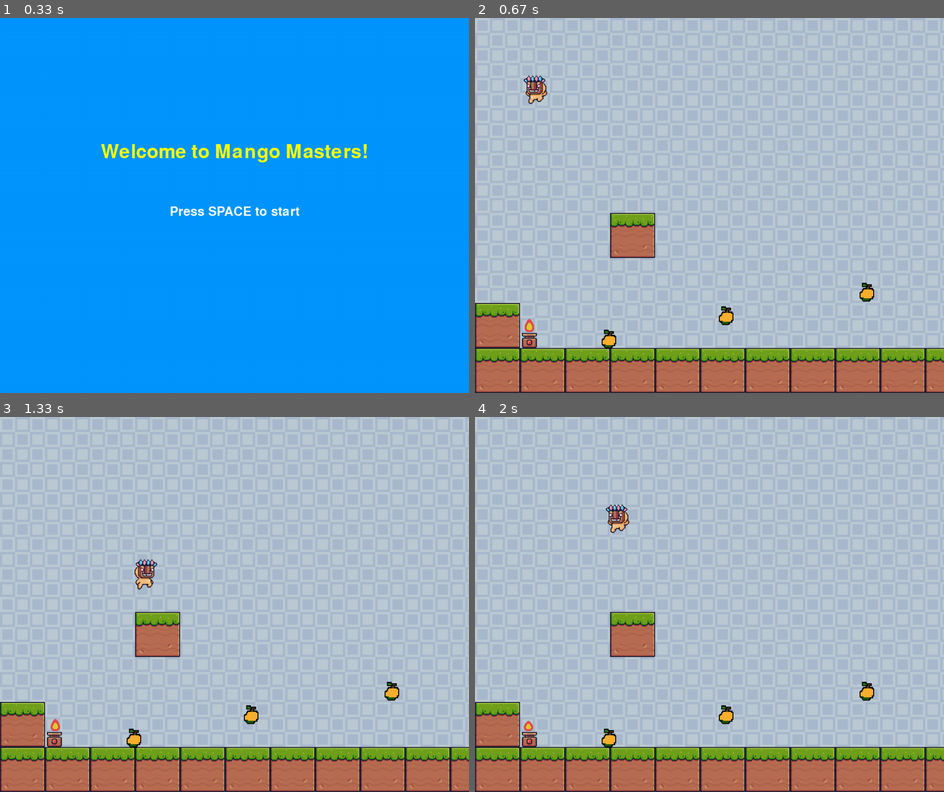
Above: before the commit, frames 1-4 (two rows, left to right).
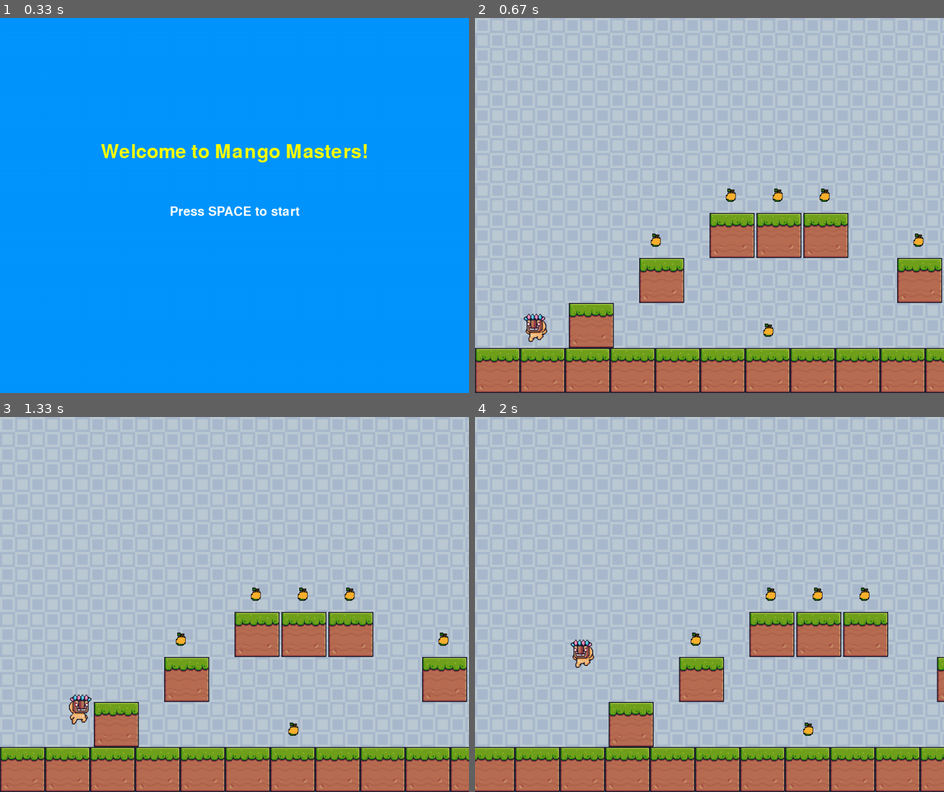
Above: after the commit, the same moments.

Repository: ramiyanv/INST326-Mango-Masters
Game: pygame game, started from Python-Platformer-main/MangoMasters.py
The game is run twice, just before and just after one commit, with the same random seed, the same clock (stepped at 60 frames per second) and the same inputs.
Inputs:
- Up to frame 1 (0.33 s): no input
- Up to frame 2 (0.67 s): tap Space at 0.33 s
- Up to frame 3 (1.33 s): hold Right 0.67-1.13 s; hold Right from 1.17 s (still down); tap Space at 1.23 s
- Up to frame 4 (2 s): tap Space at 1.53, 1.73 s; release Right at 1.63 s; hold Left from 1.67 s (still down)

Frame 1 is identical in both runs. In frame 2, 11% of the frame differs, in the area x 0-100%, y 15-89%; in frame 3, 11%; in frame 4, 13%, in the area x 0-100%, y 23-100%.

Commit message:
Implement win screen functionality
Added a win screen that displays when all mangoes are collected, along with necessary event handling for quitting the game.

Diff:
--- a/Python-Platformer-main/MangoMasters.py
+++ b/Python-Platformer-main/MangoMasters.py
@@ -652,32 +652,93 @@
             if event.type == pygame.KEYDOWN:
                 if event.key == pygame.K_SPACE:
                     run = False
+# -------------------- Win Screen --------------------
+def win_screen(window):
+    """
+    Display the win screen when all mangoes are collected.
+    """
+    run = True
+    font = pygame.font.SysFont("comicsans", 70)
+    small_font = pygame.font.SysFont("comicsans", 40)
+
+    while run:
+        window.fill((255, 220, 0))
+
+        win_text = font.render("YOU WIN!", True, (0, 0, 0))
+        msg_text = small_font.render("All mangoes collected!", True, (0, 0, 0))
+        exit_text = small_font.render("Press ESC to quit", True, (0, 0, 0))
+
+        window.blit(win_text, (WIDTH // 2 - win_text.get_width() // 2, HEIGHT // 3))
+        window.blit(msg_text, (WIDTH // 2 - msg_text.get_width() // 2, HEIGHT // 2))
+        window.blit(exit_text, (WIDTH // 2 - exit_text.get_width() // 2, HEIGHT // 1.5))
+
+        pygame.display.update()
+
+        for event in pygame.event.get():
+            if event.type == pygame.QUIT:
+                pygame.quit()
+                quit()
+            if event.type == pygame.KEYDOWN:
+                if event.key == pygame.K_ESCAPE:
+                    pygame.quit()
+                    quit()
+
 
 # -------------------- Main Game --------------------
 def main(window):
     """
     Initialize the game objects and run the main game loop.
     """
-    start_screen(window)  # <-- added start screen here
+    start_screen(window)
 
     clock = pygame.time.Clock()
     background, bg_image = get_background("Blue.png")
 
     block_size = 96
-    player = Player(100, 100, 50, 50)
-    fire = Fire(100, HEIGHT - block_size - 64, 16, 32)
+
+    # Player
+    player = Player(100, HEIGHT - block_size * 2, 50, 50)
+
+    # Fire trap
+    fire = Fire(1400, HEIGHT - block_size - 64, 16, 32)
     fire.on()
-    floor = [Block(i * block_size, HEIGHT - block_size, block_size)
-             for i in range(-WIDTH // block_size, (WIDTH * 2) // block_size)]
-    objects = [*floor, Block(0, HEIGHT - block_size * 2, block_size),
-               Block(block_size * 3, HEIGHT - block_size * 4, block_size), fire]
-
-    # Add some mangoes
-    mango1 = Mango(250, HEIGHT - block_size - 50, 70, 70)
-    mango2 = Mango(500, HEIGHT - block_size - 100, 70, 70)
-    mango3 = Mango(800, HEIGHT - block_size - 150, 70, 70)
-    mango4 = Mango(1200, HEIGHT - block_size - 80, 70, 70)
-    objects.extend([mango1, mango2, mango3, mango4])
+
+    floor = [
+        Block(i * block_size, HEIGHT - block_size, block_size)
+        for i in range(-5, 40)
+    ]
+
+    # -------------------- PLATFORMS --------------------
+    platforms = [
+        Block(200, HEIGHT - block_size * 2, block_size),
+        Block(350, HEIGHT - block_size * 3, block_size),
+
+        Block(500, HEIGHT - block_size * 4, block_size),
+        Block(600, HEIGHT - block_size * 4, block_size),
+        Block(700, HEIGHT - block_size * 4, block_size),
+
+        Block(900, HEIGHT - block_size * 3, block_size),
+    ]
+
+    # -------------------- MANGOES --------------------
+    mangoes = [
+        Mango(520, HEIGHT - block_size * 4 - 60, 50, 50),
+        Mango(620, HEIGHT - block_size * 4 - 60, 50, 50),
+        Mango(720, HEIGHT - block_size * 4 - 60, 50, 50),
+
+        Mango(360, HEIGHT - block_size * 3 - 60, 50, 50),
+        Mango(920, HEIGHT - block_size * 3 - 60, 50, 50),
+
+        Mango(600, HEIGHT - block_size - 60, 50, 50),
+        Mango(1100, HEIGHT - block_size - 60, 50, 50),
+    ]
+
+    objects = [
+        *floor,
+        *platforms,
+        *mangoes,
+        fire
+    ]
 
     offset_x = 0
     scroll_area_width = 200
@@ -685,6 +746,7 @@
     run = True
     while run:
         clock.tick(FPS)
+
         for event in pygame.event.get():
             if event.type == pygame.QUIT:
                 run = False
@@ -696,8 +758,19 @@
         player.loop(FPS)
         fire.loop()
         handle_move(player, objects)
+
+        # -------------------- WIN CONDITION --------------------
+        remaining_mangoes = [
+            obj for obj in objects
+            if getattr(obj, "name", None) == "mango"
+        ]
+
+        if len(remaining_mangoes) == 0:
+            win_screen(window)
+
         draw(window, background, bg_image, player, objects, offset_x)
 
+        # Camera scrolling
         if ((player.rect.right - offset_x >= WIDTH - scroll_area_width) and player.x_vel > 0) or \
            ((player.rect.left - offset_x <= scroll_area_width) and player.x_vel < 0):
             offset_x += player.x_vel
@@ -705,5 +778,6 @@
     pygame.quit()
     quit()
 
+
 if __name__ == "__main__":
     main(window)
